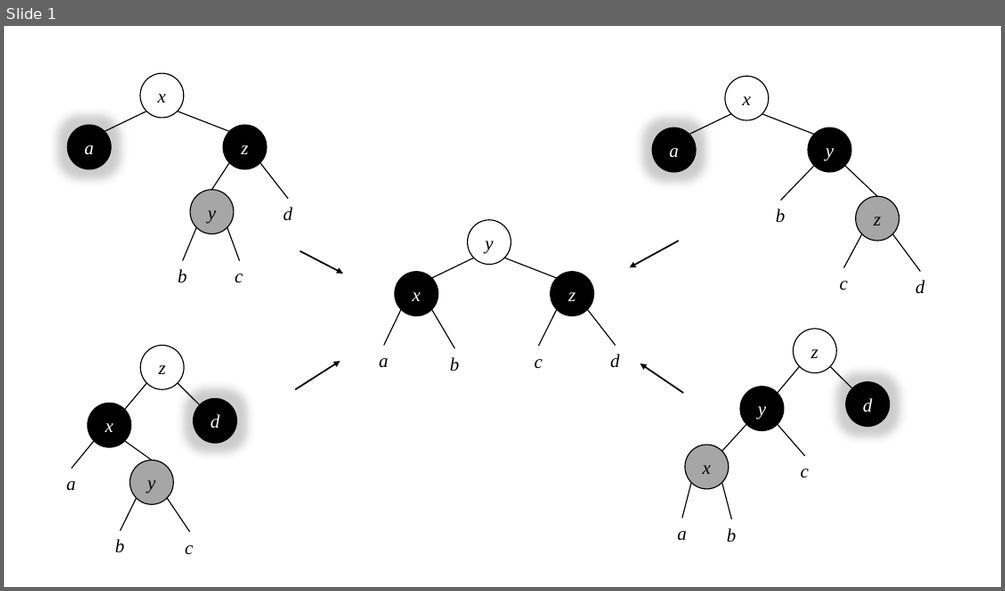
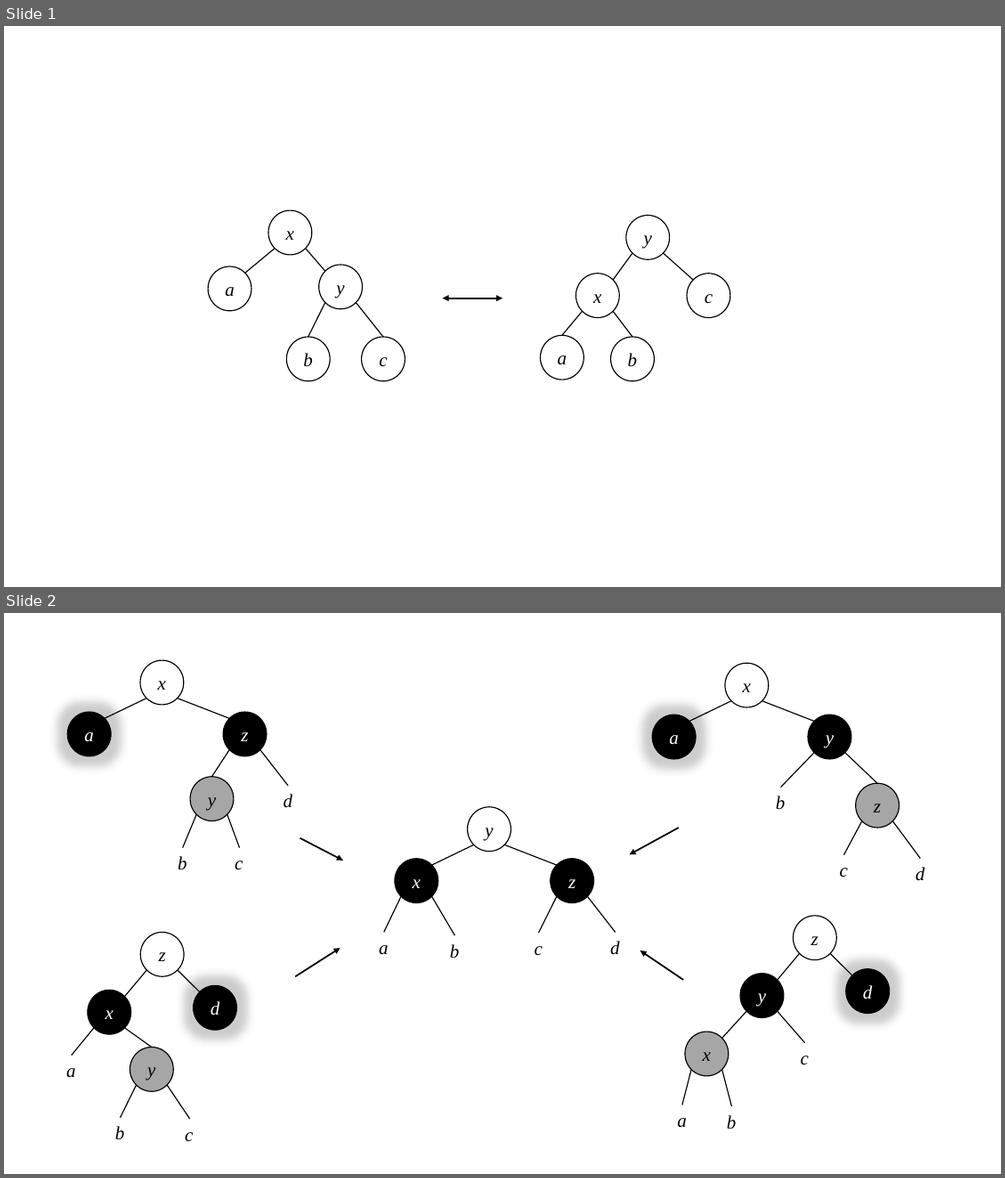
Before and after one commit to liuxinyu95/AlgoXY, a slide deck: datastruct/tree/red-black-tree/img/rbtree.pptx. Shown one above the other, each under a label of ours: slide 1 before the commit, slides 1 and 2 after it. The pictures are 1005x591 and 1005x1178 pixels, drawn with LibreOffice and Linux fonts; fonts in the diff are those of the drawing. Boxes give left, top, right and bottom in pixels: in the first picture for what was removed or moved away, otherwise in the second. Text is boxed around its words. In the diff, an @@ line names an element or a change of style, - is before the commit and + after.

```diff
--- a/datastruct/tree/red-black-tree/img/rbtree.pptx
+++ b/datastruct/tree/red-black-tree/img/rbtree.pptx
@@ slide 1 added at bbox=[4, 26, 1001, 587], background #FFFFFF @@
@@ group added at bbox=[540, 216, 730, 381]: 5 ellipses, 4 lines @@
+y
+a
+x
+b
+c
@@ double arrow added from (442, 298) to (502, 298), #000000 1.5 pt @@
@@ group added at bbox=[208, 211, 404, 381]: 5 ellipses, 4 lines @@
+x
+a
+y
+b
+c
@@ what was slide 1 is now slide 2 @@
```
Also in this commit, not shown: 2 other files.
